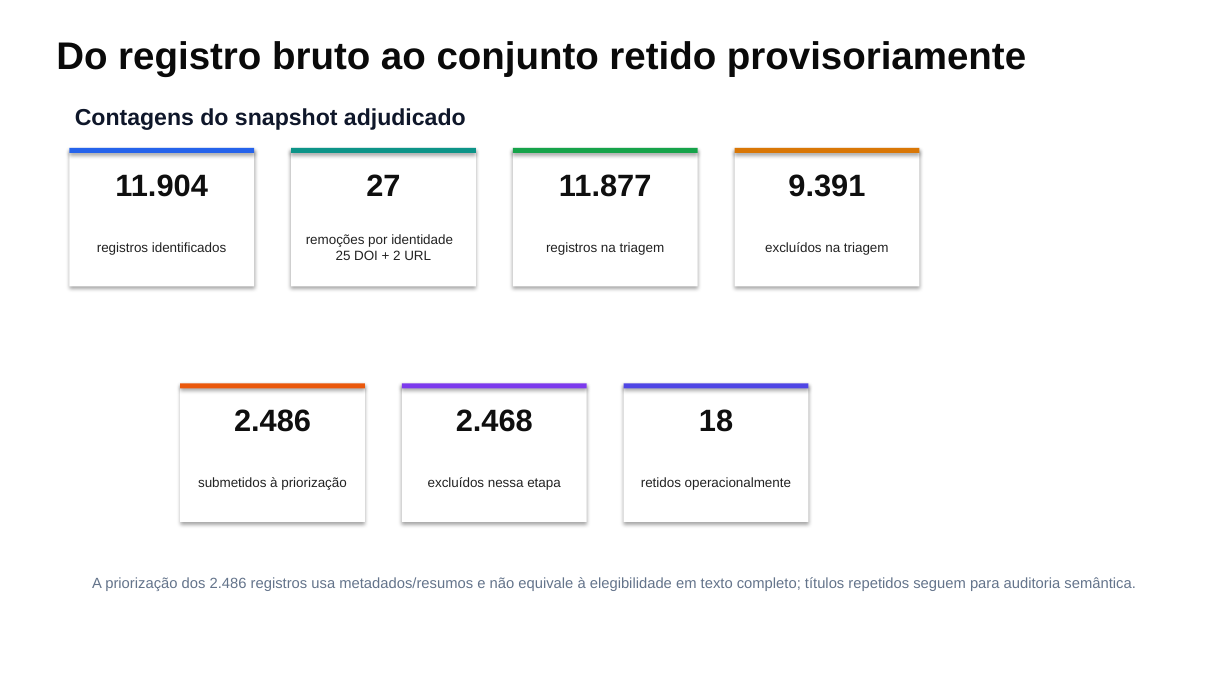
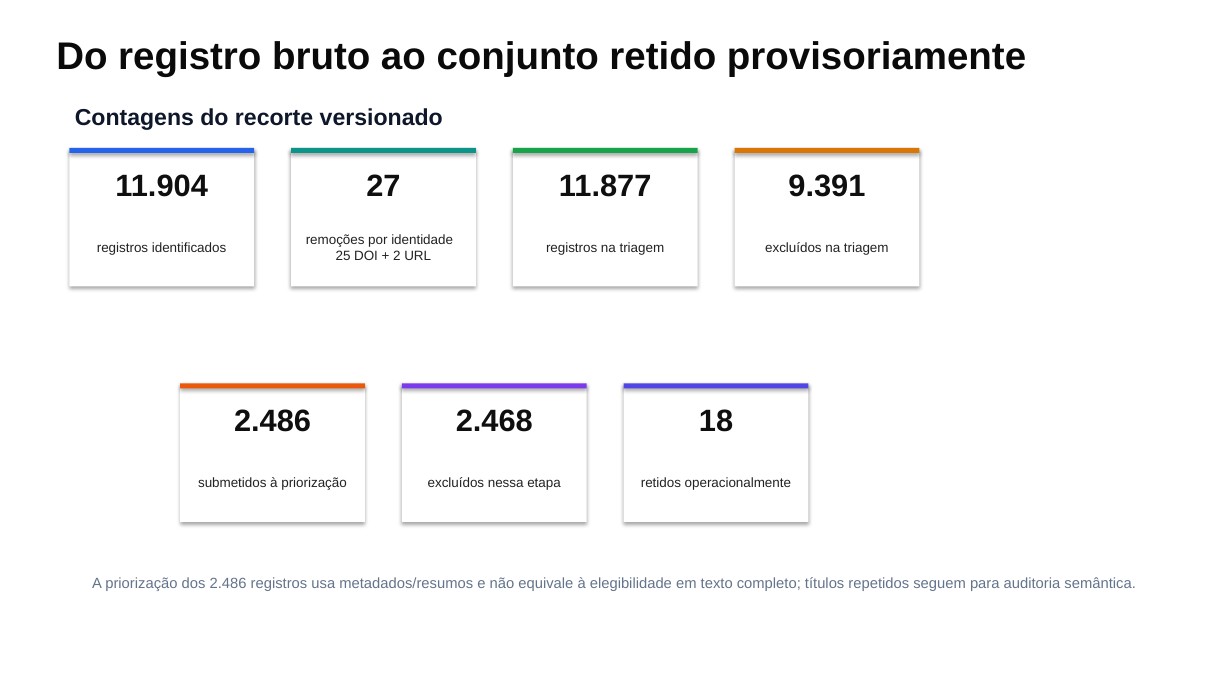
Before and after one commit to thalesfb/ccw, a slide deck: slide 7 of results/tcc/presentation/ensino_personalizado_de_matematica_tcc.pptx. Drawn at 1232x693 pixels with LibreOffice and Linux fonts; fonts in the diff are those of the drawing. Boxes give left, top, right and bottom in pixels: in the first picture for what was removed or moved away, otherwise in the second. Text is boxed around its words. In the diff, an @@ line names an element or a change of style, - is before the commit and + after.

```diff
--- a/results/tcc/presentation/ensino_personalizado_de_matematica_tcc.pptx
+++ b/results/tcc/presentation/ensino_personalizado_de_matematica_tcc.pptx
@@ text at bbox=[75, 108, 443, 130]: text changed @@
-Contagens do snapshot adjudicado
+Contagens do recorte versionado
```
Also in this commit, not shown: 3 other slides changed, 8 other files.
